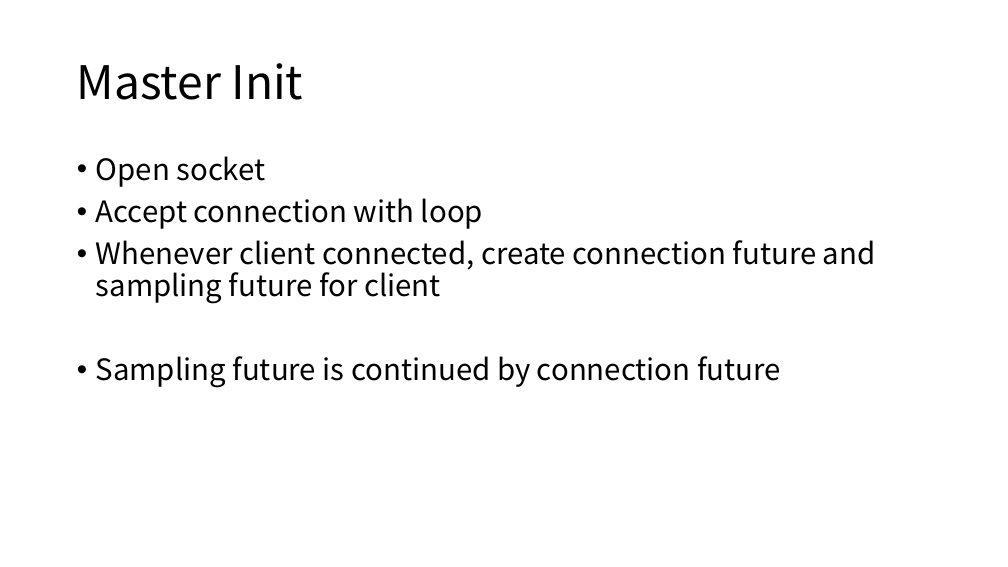
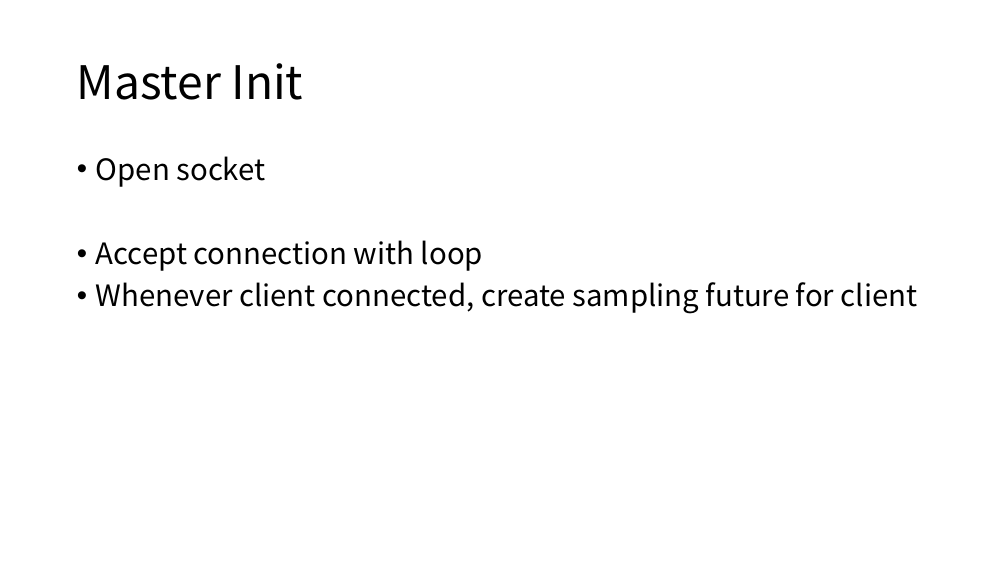
Before and after one commit to Eyebrowmoon/CS490, a slide deck: slide 12 of project.pptx. Drawn at 1008x567 pixels with LibreOffice and Linux fonts; fonts in the diff are those of the drawing. Boxes give left, top, right and bottom in pixels: in the first picture for what was removed or moved away, otherwise in the second. Text is boxed around its words. In the diff, an @@ line names an element or a change of style, - is before the commit and + after.

```diff
--- a/project.pptx
+++ b/project.pptx
@@ text at (96,282,918,314): text changed @@
-• Whenever client connected, create connection future and sampling future for client
-• Sampling future is continued by connection future
+• Whenever client connected, create sampling future for client
```
Also in this commit, not shown: 12 other slides changed, 2 slides added, 1 slide removed.
